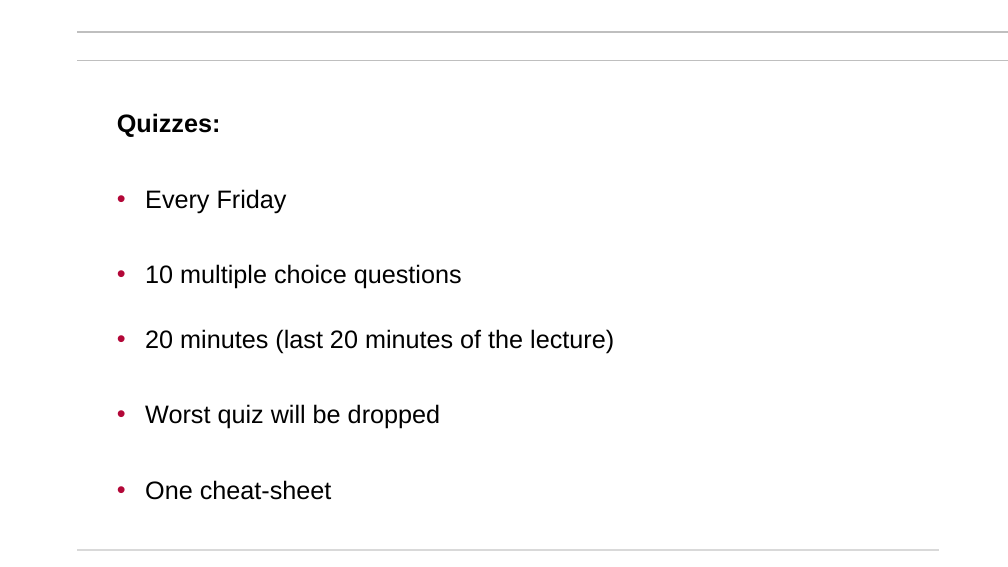
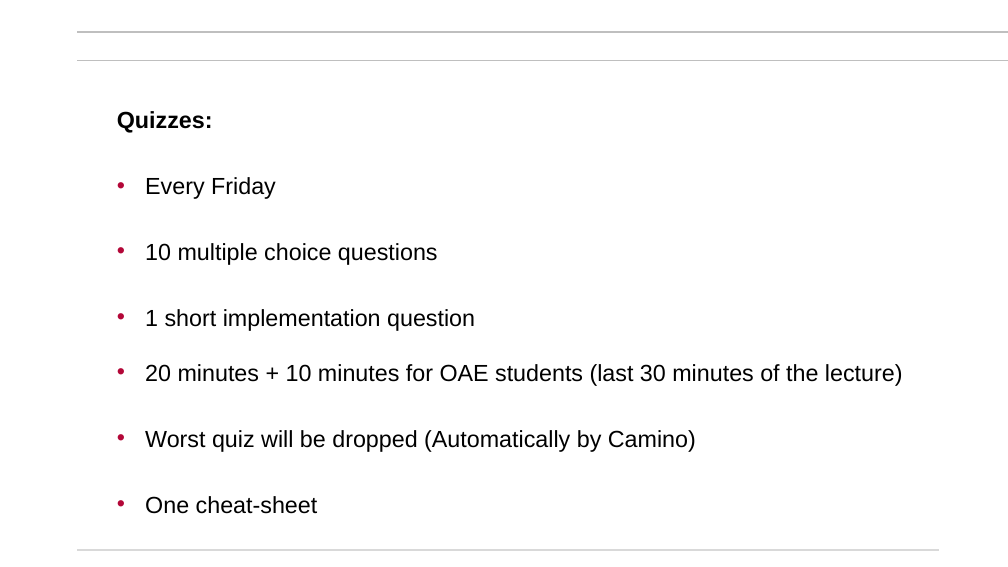
Before and after one commit to mikegrace2/CSEN20-Fall2026-Course-Website, a slide deck: slide 6 of Week01_IntroAndBinaryNumbers/Ch00_Basics_V4.pptx. Drawn at 1008x567 pixels with LibreOffice and Linux fonts; fonts in the diff are those of the drawing; background and template pictures are left out. Boxes give left, top, right and bottom in pixels: in the first picture for what was removed or moved away, otherwise in the second. Text is boxed around its words. In the diff, an @@ line names an element or a change of style, - is before the commit and + after.

Commit message:
Updated

```diff
--- a/Week01_IntroAndBinaryNumbers/Ch00_Basics_V4.pptx
+++ b/Week01_IntroAndBinaryNumbers/Ch00_Basics_V4.pptx
@@ subtitle at box(117, 111, 438, 514): size 24 to 22.2 pt in "Quizzes:", "Every Friday", "10 multiple choice questions", "One cheat-sheet"; line spacing 0.9 to 0.8 @@
@@ subtitle at box(145, 309, 903, 452): text changed; size 24 to 22.2 pt @@
-• 20 minutes (last 20 minutes of the lecture)
-• Worst quiz will be dropped
+• 1 short implementation question
+• 20 minutes + 10 minutes for OAE students (last 30 minutes of the lecture)
+• Worst quiz will be dropped (Automatically by Camino)
```
Also in this commit, not shown: 3 other slides changed, 1 slide removed.
